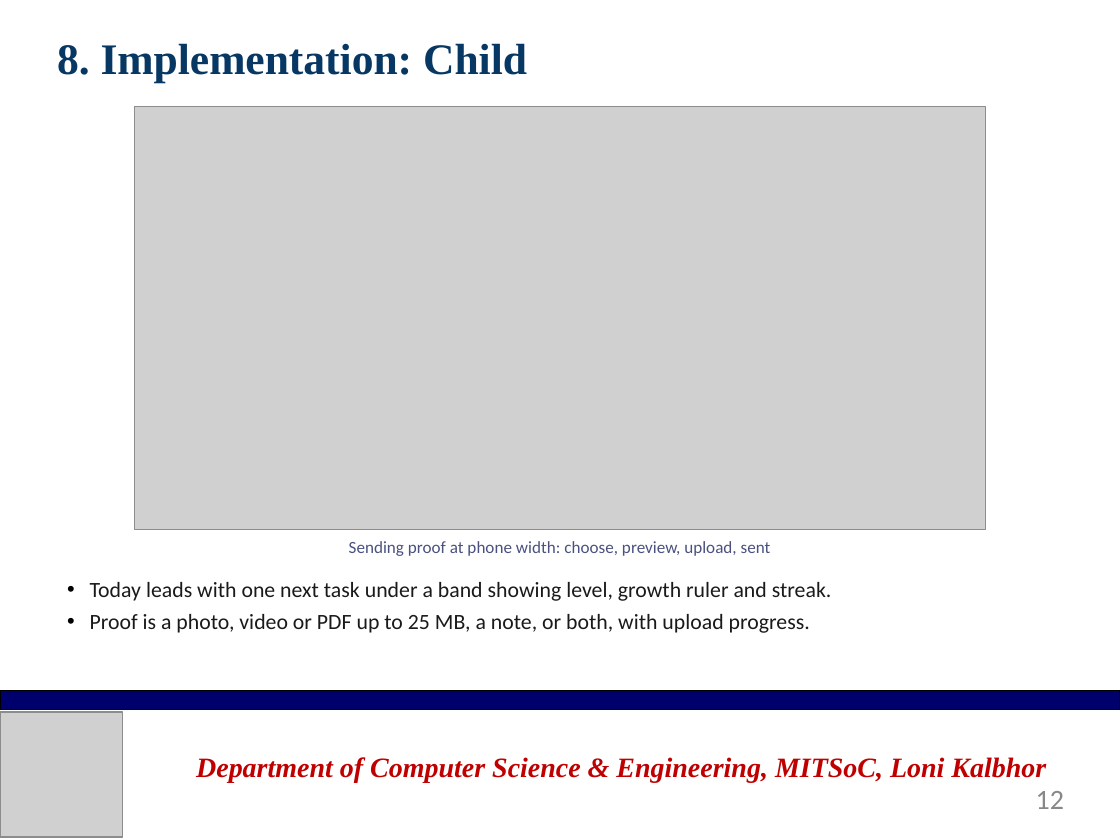
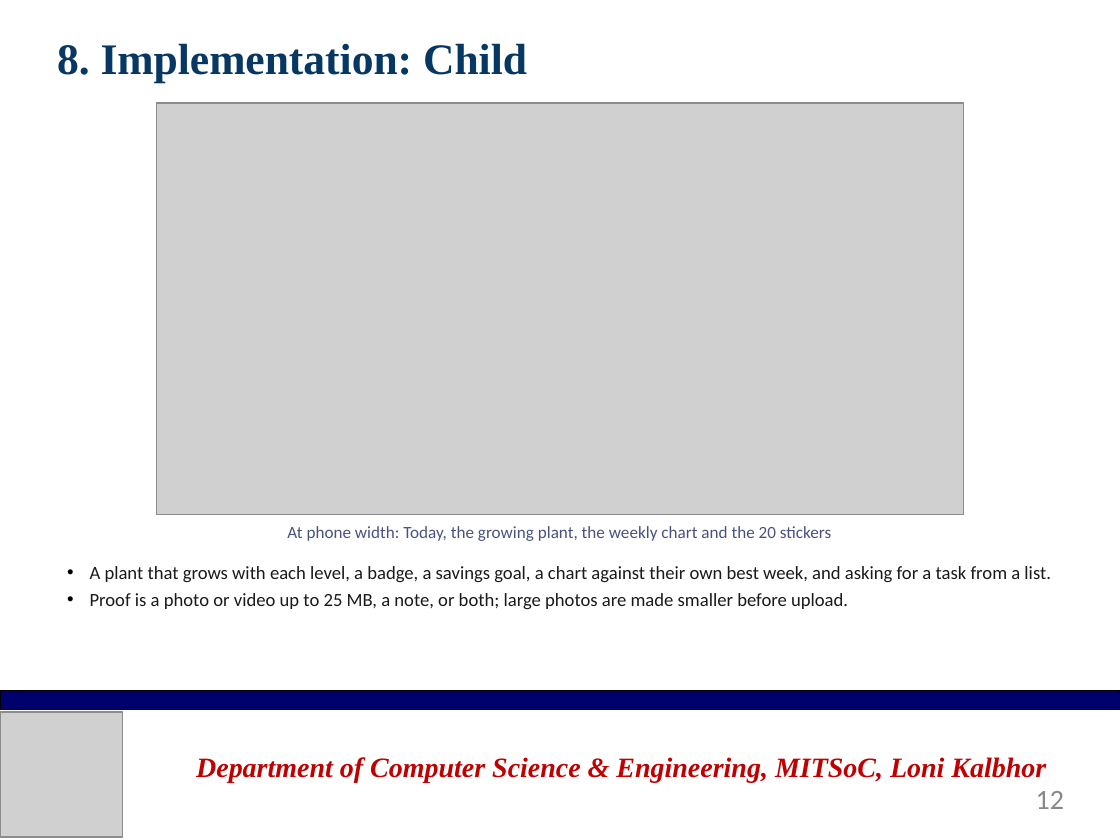
Before and after one commit to asce999/GrowKid, a slide deck: slide 12 of Documentation/Presentation/GrowKid-Final-Presentation.pptx. Drawn at 1120x840 pixels with LibreOffice and Linux fonts; fonts in the diff are those of the drawing; grey boxes stand for pictures; background and template pictures are left out. Boxes give left, top, right and bottom in pixels: in the first picture for what was removed or moved away, otherwise in the second. Text is boxed around its words. In the diff, an @@ line names an element or a change of style, - is before the commit and + after.

```diff
--- a/Documentation/Presentation/GrowKid-Final-Presentation.pptx
+++ b/Documentation/Presentation/GrowKid-Final-Presentation.pptx
@@ picture: place and size @@
-picture at (134, 106, 986, 530)
+picture at (157, 103, 963, 515)
@@ text at (287, 526, 831, 541): text changed @@
-Sending proof at phone width: choose, preview, upload, sent
+At phone width: Today, the growing plant, the weekly chart and the 20 stickers
@@ text at (90, 566, 1051, 609): text changed; size 14 to 12 pt @@
-• Today leads with one next task under a band showing level, growth ruler and streak.
-• Proof is a photo, video or PDF up to 25 MB, a note, or both, with upload progress.
+• A plant that grows with each level, a badge, a savings goal, a chart against their own best week, and asking for a task from a list.
+• Proof is a photo or video up to 25 MB, a note, or both; large photos are made smaller before upload.
```
Also in this commit, not shown: 10 other slides changed, 13 other files.
